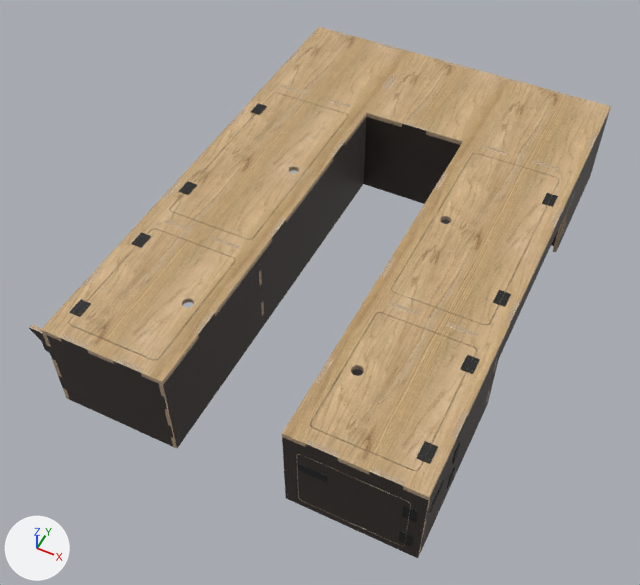
The glTF model layouts/assets/blender/lounge-bed-hexa.glb: old version first, new version second.
Both versions are drawn from a camera (50 mm lens) standing at (0.91, -3.1, 2.49) and looking at (-0.07, -1.15, 0.05). The lights are fixed; the arrows at lower left show +X, +Y and +Z. The picture after the commit comes second. Where no turn or scale is listed for an object, it has been applied to the vertices.

The first picture shows 'ボディ156_1', 'ボディ159_1', 'ボディ163_1', 'ボディ165_1', 'ボディ173_1', 'ボディ44 (1)_1', 'ボディ45 (1)_1', 'ボディ46 (1)_1', 'ボディ47 (1)_1', 'ボディ48 (1)_1', 'ボディ49 (1)_1', '扉_1' and 49 more.
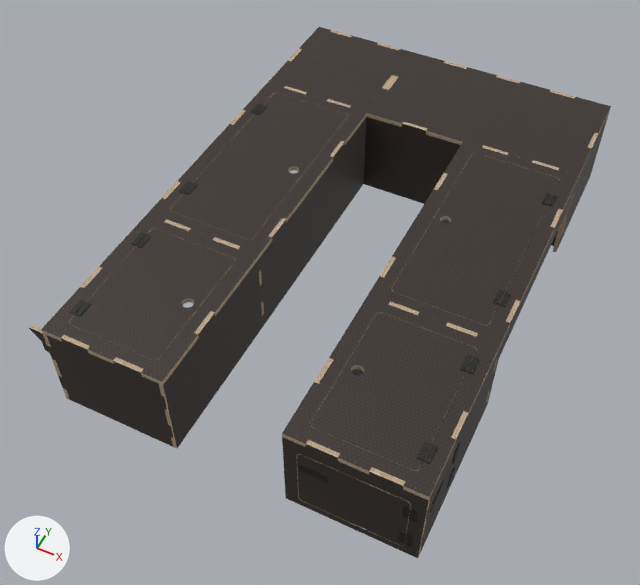
Changed parts and their boxes (x1, y1, x2, y2) in the pictures (640 x 585 px):
'ボディ49 (1)_1', recoloured (beige to grey)
    both: (282, 52, 611, 497)
'ボディ48 (1)_1', recoloured
    both: (41, 27, 413, 382)
'ボディ46 (1)_1', recoloured (beige to grey)
    both: (392, 153, 559, 325)
'ボディ44 (1)_1', recoloured (beige to grey)
    both: (311, 313, 476, 470)
'ボディ45 (1)_1', recoloured (beige to grey)
    both: (170, 93, 348, 239)
'ボディ47 (1)_1', recoloured (beige to grey)
    both: (70, 229, 235, 360)

Edits to the bpy script that builds the scene:
```text
Change me_扉__2__016:
    where me_扉__2__016.from_pydata(...)  # 192 vertices, 204 faces; spans x -0.165..0.165, y -0.238..0.238, z -0.009..0.009
    remove me_扉__2__016.materials.append(mat_plywood_face___ao_constant___1___color_____ffffff____metalness___0___repeat___true___roughness___0_45__face_raw_png)  # picture img_face_raw
    add me_扉__2__016.materials.append(mat_plywood_face___ao_constant___1___color_____ffffff____metalness___0___repeat___true___roughness___0_45__hexa_studio_png)  # picture img_hexa_studio
Change me_扉__2__018:
    where me_扉__2__018.from_pydata(...)  # 192 vertices, 204 faces; spans x -0.166..0.166, y -0.388..0.388, z -0.009..0.009
    remove me_扉__2__018.materials.append(mat_plywood_face___ao_constant___1___color_____ffffff____metalness___0___repeat___true___roughness___0_45__face_raw_png)  # picture img_face_raw
    add me_扉__2__018.materials.append(mat_plywood_face___ao_constant___1___color_____ffffff____metalness___0___repeat___true___roughness___0_45__hexa_studio_png)  # picture img_hexa_studio
Change me_扉__2__020:
    where me_扉__2__020.from_pydata(...)  # 192 vertices, 204 faces; spans x -0.166..0.166, y -0.388..0.388, z -0.009..0.009
    remove me_扉__2__020.materials.append(mat_plywood_face___ao_constant___1___color_____ffffff____metalness___0___repeat___true___roughness___0_45__face_raw_png)  # picture img_face_raw
    add me_扉__2__020.materials.append(mat_plywood_face___ao_constant___1___color_____ffffff____metalness___0___repeat___true___roughness___0_45__hexa_studio_png)  # picture img_hexa_studio
Change me_扉__2__022:
    where me_扉__2__022.from_pydata(...)  # 192 vertices, 204 faces; spans x -0.165..0.165, y -0.238..0.238, z -0.009..0.009
    remove me_扉__2__022.materials.append(mat_plywood_face___ao_constant___1___color_____ffffff____metalness___0___repeat___true___roughness___0_45__face_raw_png)  # picture img_face_raw
    add me_扉__2__022.materials.append(mat_plywood_face___ao_constant___1___color_____ffffff____metalness___0___repeat___true___roughness___0_45__hexa_studio_png)  # picture img_hexa_studio
Change me_扉__2__024:
    where me_扉__2__024.from_pydata(...)  # 712 vertices, 852 faces; spans x -0.22..0.22, y -0.96..0.96, z -0.01..0.01
    remove me_扉__2__024.materials.append(mat_plywood_face___ao_constant___1___color_____ffffff____metalness___0___repeat___true___roughness___0_45__face_raw_png)  # picture img_face_raw
    add me_扉__2__024.materials.append(mat_plywood_face___ao_constant___1___color_____ffffff____metalness___0___repeat___true___roughness___0_45__hexa_studio_png)  # picture img_hexa_studio
Change me_扉__2__026:
    where me_扉__2__026.from_pydata(...)  # 762 vertices, 914 faces; spans x -0.42..0.42, y -0.96..0.96, z -0.01..0.01
    remove me_扉__2__026.materials.append(mat_plywood_face___ao_constant___1___color_____ffffff____metalness___0___repeat___true___roughness___0_45__face_raw_png)  # picture img_face_raw
    add me_扉__2__026.materials.append(mat_plywood_face___ao_constant___1___color_____ffffff____metalness___0___repeat___true___roughness___0_45__hexa_studio_png)  # picture img_hexa_studio
```
